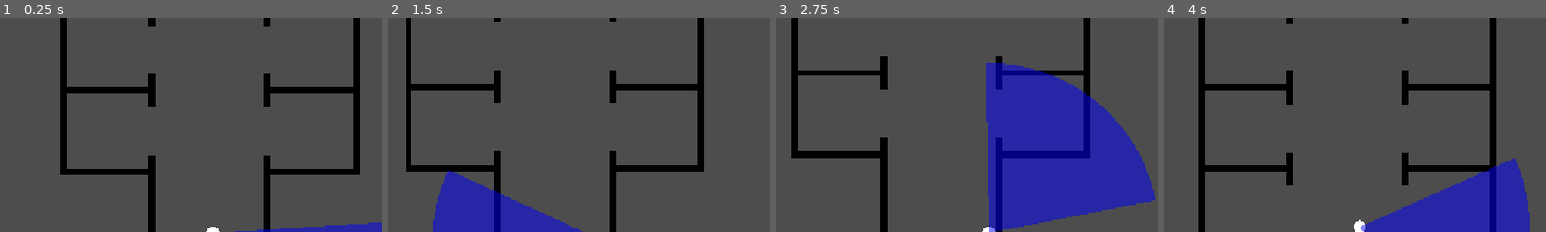
Above: before the commit, frames 1-4 (left to right).
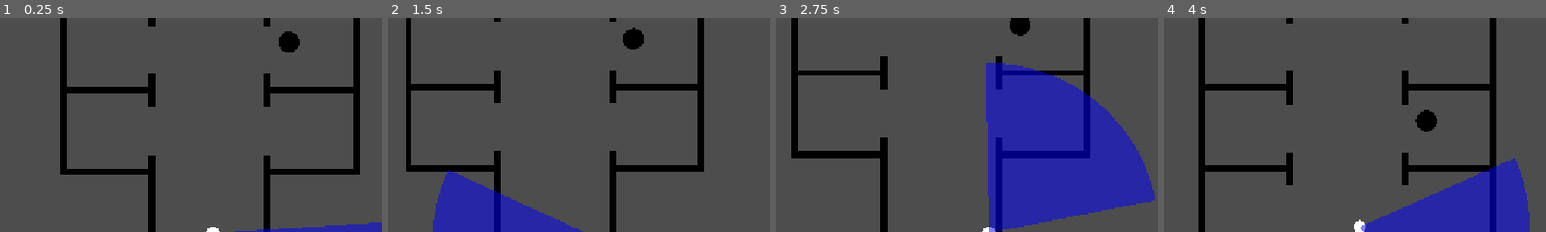
Above: after the commit, the same moments.

Repository: aidoschamp/AT-project
Game: Godot game, scene res://floors/floor_1.tscn
Same seed, same stepped clock (60 frames per second), same inputs: the game is played once before the commit and once after it. This scene is started directly instead of the project's main scene. Sound files missing from this copy of the repository are replaced by a short silence.
Inputs (mouse positions are % of the whole screen's width and height, from its top left):
- Up to frame 1 (0.25 s): no input
- Up to frame 2 (1.5 s): tap Enter at 0.5 s; move the mouse to (72, 45) at 0.52 s; hold D (right) 0.53-1.28 s; tap Space (interact) at 0.6 s; move the mouse to (30, 55) at 1.27 s; hold S (down) from 1.28 s (still down); tap Mouse wheel down (decrease spread) at 1.35 s
- Up to frame 3 (2.75 s): tap Space (interact) at 1.55, 2.3 s; move the mouse to (60, 28) at 2.02 s; release S (down) at 2.03 s; hold D (right) from 2.03 s (still down); tap Mouse wheel up (increase spread) at 2.1 s
- Up to frame 4 (4 s): tap Space (interact) at 2.75, 2.85, 3.8 s; move the mouse to (45, 70) at 2.77 s; release D (right) at 2.78 s; hold W (up) 2.78-3.53 s; move the mouse to (80, 65) at 3.52 s; hold A (left) from 3.53 s (still down); hold J (jarvis mode) from 3.53 s (still down)
The pictures show only the part of the screen within x 22-72%, y 0-50%; the shares and areas given below are measured in that part.

The runs differ from the first frame. In frame 1, 0.4% of the frame differs, in the area x 73-79%, y 6-17%; in frame 2, 0.4%, in the area x 61-67%, y 4-15%; in frame 3, 0.4%; in frame 4, 0.4%.

Commit message:
ensured that all dots overlapping the item or audioboxes are deleted when interacted with

Diff:
--- a/entities/audio_box.gd
+++ b/entities/audio_box.gd
@@ -7,14 +7,21 @@
 
 @onready var animation_player: AnimationPlayer = $"../AnimationPlayer"
 @onready var tooltip: Label = $CanvasLayer/Tooltip
+@onready var dot_deleter: CollisionShape2D = $DotDeleter
+
+
+func _draw() -> void:
+	draw_circle(Vector2.ZERO, 25, Color.BLACK)
 
 
 func _process(_delta: float) -> void:
 	if Input.is_action_just_pressed("interact") and entered:
 		animation_player.play("caption")
+		dot_deleter.set_deferred("disabled", false)
 		for area in get_overlapping_areas():
 			if area is Dot:
-				area.queue_free()
+				if area.dot_type == Enums.Colours.AUDIO_BOX:
+					area.queue_free()
 		queue_free()
 
 
--- a/entities/audio_box.tscn
+++ b/entities/audio_box.tscn
@@ -2,13 +2,20 @@
 
 [ext_resource type="Script" uid="uid://b4dss0l76meqc" path="res://entities/audio_box.gd" id="1_x1j53"]
 
+[sub_resource type="CircleShape2D" id="CircleShape2D_vao7y"]
+radius = 40.0
+
 [sub_resource type="CircleShape2D" id="CircleShape2D_2r41h"]
-radius = 25.079872
+radius = 25.0
 
 [node name="AudioBox" type="Area2D" unique_id=1858012538]
 collision_layer = 16
 collision_mask = 5
 script = ExtResource("1_x1j53")
+
+[node name="DotDeleter" type="CollisionShape2D" parent="." unique_id=969312415]
+shape = SubResource("CircleShape2D_vao7y")
+disabled = true
 
 [node name="CollisionShape2D" type="CollisionShape2D" parent="." unique_id=1887188624]
 shape = SubResource("CircleShape2D_2r41h")
--- a/entities/dot.gd
+++ b/entities/dot.gd
@@ -39,6 +39,8 @@
 # have to use this for the audiobox since they're an area not a body
 func _on_area_entered(area: Area2D) -> void:
 	if active:
+		active = false
+		velocity *= 0
 		if area is AudioBox:
 			colour = Globals.colours[Enums.Colours.AUDIO_BOX]
 			despawn_timer.stop()
@@ -51,8 +53,6 @@
 			colour = Globals.colours[Enums.Colours.ITEM]
 			despawn_timer.stop()
 			dot_type = Enums.Colours.ITEM
-		active = false
-		velocity *= 0
 		queue_redraw()
 
 
--- a/floors/floor_2_break_wall.gd
+++ b/floors/floor_2_break_wall.gd
@@ -9,7 +9,7 @@
 	wall_break_sound.play()
 
 	for cell in range(7):
-		walls.erase_cell(Vector2i(-63, -95 + cell))
+		walls.erase_cell(Vector2i(-63, -96 + cell))
 
 	for area in get_overlapping_areas():
 		if area is Dot:
--- a/item/item.gd
+++ b/item/item.gd
@@ -8,6 +8,7 @@
 @onready var tooltip: Label = $CanvasLayer/Tooltip
 @onready var player: Player = $"../../player"
 @onready var canvas: CanvasLayer = $"../../player/CanvasLayer"
+@onready var dot_deleter: CollisionShape2D = $DotDeleter
 
 
 @export var item: Enums.Items
@@ -19,8 +20,10 @@
 func _process(_delta: float) -> void:
 	if Input.is_action_just_pressed("interact") and entered:
 		for area in get_overlapping_areas():
+			dot_deleter.set_deferred("disabled", false)
 			if area is Dot:
-				area.queue_free()
+				if area.dot_type == Enums.Colours.ITEM:
+					area.queue_free()
 		var item_gui: Control = canvas.get_child(item)
 		player.inventory[item] += 1
 		item_gui.get_child(0).text = str(player.inventory[item])
--- a/item/item.tscn
+++ b/item/item.tscn
@@ -4,6 +4,9 @@
 
 [sub_resource type="CircleShape2D" id="CircleShape2D_2r41h"]
 radius = 25.079872
+
+[sub_resource type="CircleShape2D" id="CircleShape2D_4ojsc"]
+radius = 40.0
 
 [node name="Item" type="Area2D" unique_id=1858012538]
 collision_layer = 16
@@ -29,5 +32,9 @@
 grow_vertical = 0
 horizontal_alignment = 1
 
+[node name="DotDeleter" type="CollisionShape2D" parent="." unique_id=2093121554]
+shape = SubResource("CircleShape2D_4ojsc")
+disabled = true
+
 [connection signal="body_entered" from="." to="." method="_on_body_entered"]
 [connection signal="body_exited" from="." to="." method="_on_body_exited"]
